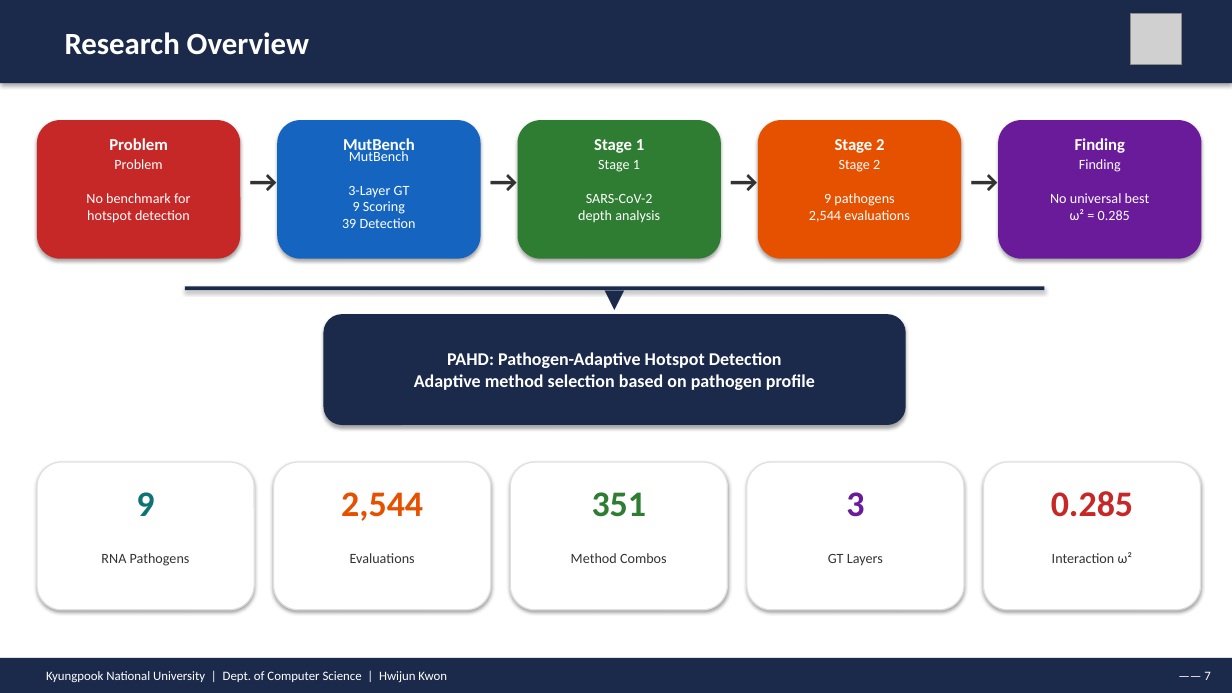
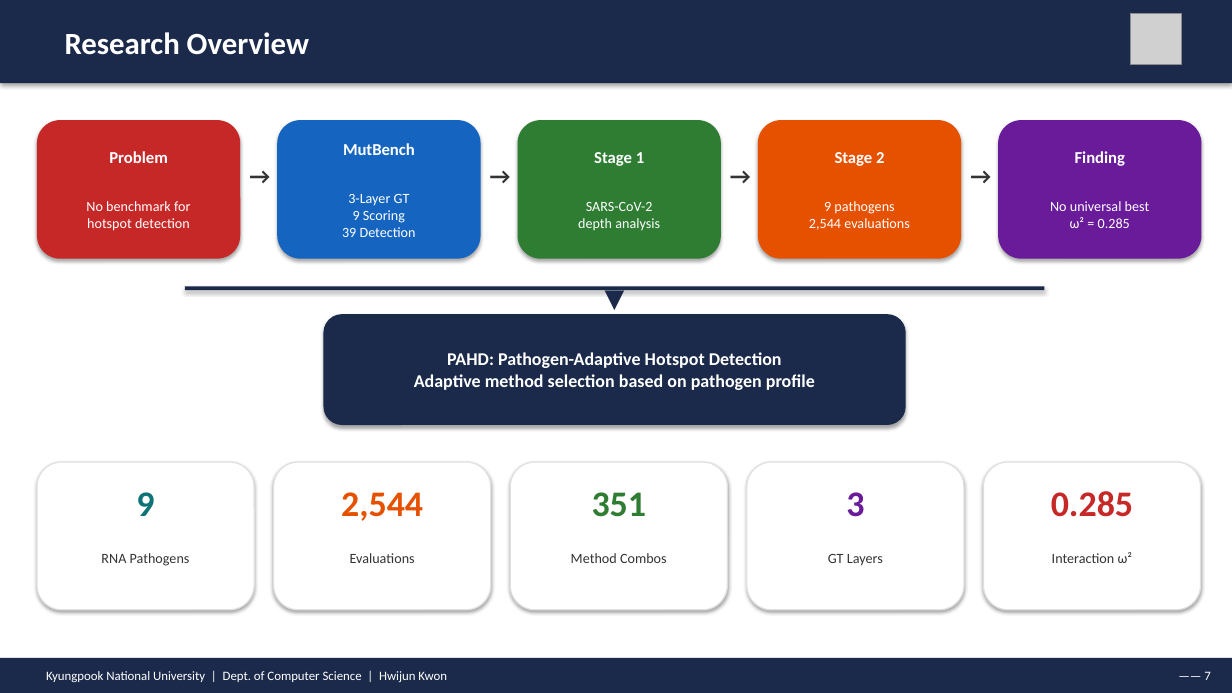
Before and after one commit to hwijunkwon/mutbench, a slide deck: slide 7 of paper/ppt/MutBench_Defense_v4.pptx. Drawn at 1232x693 pixels with LibreOffice and Linux fonts; fonts in the diff are those of the drawing; grey boxes stand for pictures. Boxes give left, top, right and bottom in pixels: in the first picture for what was removed or moved away, otherwise in the second. Text is boxed around its words. In the diff, an @@ line names an element or a change of style, - is before the commit and + after.

```diff
--- a/paper/ppt/MutBench_Defense_v4.pptx
+++ b/paper/ppt/MutBench_Defense_v4.pptx
@@ text removed at box(109, 138, 167, 150) @@
-Problem
@@ text in rounded rectangle at box(343, 143, 415, 155): size 11 to 13 pt, bold on in "MutBench" @@
@@ text removed at box(343, 138, 415, 155) @@
-MutBench
@@ text removed at box(594, 139, 644, 153) @@
-Stage 1
@@ text removed at box(835, 139, 884, 153) @@
-Stage 2
@@ text removed at box(1075, 138, 1125, 153) @@
-Finding
@@ text in rounded rectangle at box(109, 151, 167, 163): size 11 to 13 pt, bold on in "Problem" @@
@@ text in rounded rectangle at box(594, 152, 644, 166): size 11 to 13 pt, bold on in "Stage 1" @@
@@ text in rounded rectangle at box(835, 152, 884, 166): size 11 to 13 pt, bold on in "Stage 2" @@
@@ size 24 to 18 pt in 4 elements at box(240, 157, 277, 203), box(481, 157, 518, 203), box(721, 157, 758, 203), box(961, 157, 998, 203) @@
@@ text in rounded rectangle at box(1075, 151, 1125, 166): size 11 to 13 pt, bold on in "Finding" @@
```
Also in this commit, not shown: 19 other slides changed, 1 other file.
